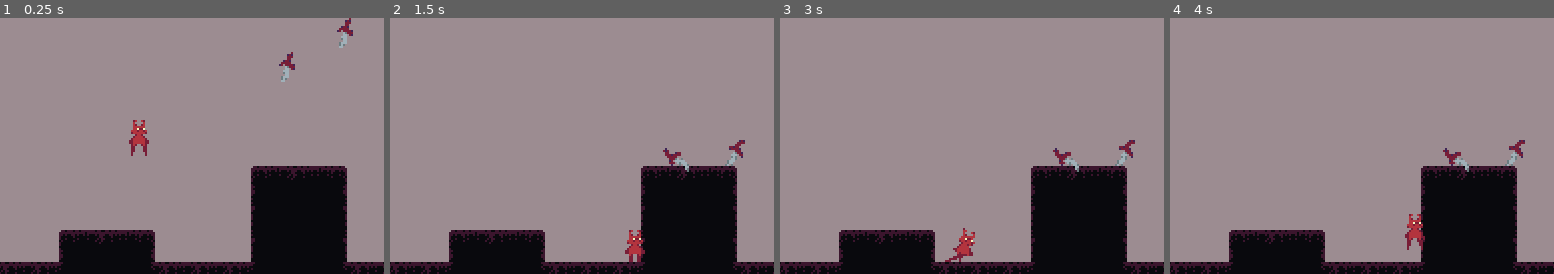
Above: before the commit, frames 1-4 (left to right).
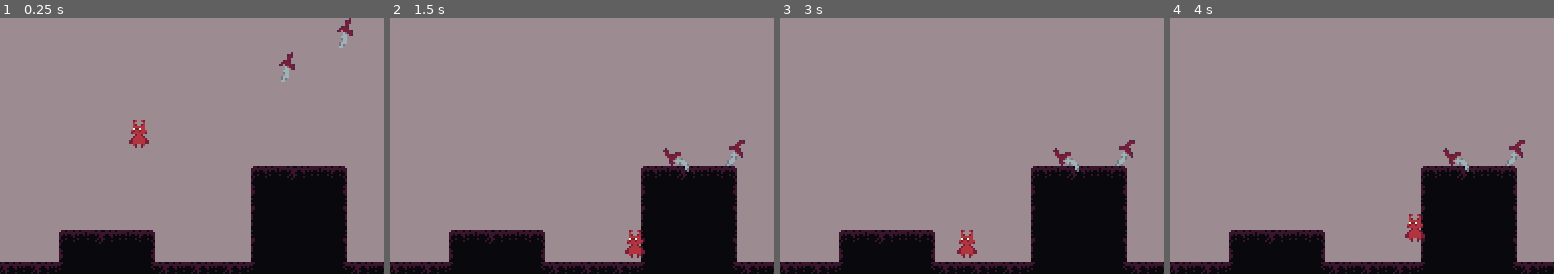
Above: after the commit, the same moments.

Repository: LordOfCheese1/project-hell
Game: Godot game, scene res://scenes/testing.tscn
Same seed, same stepped clock (60 frames per second), same inputs: the game is played once before the commit and once after it.
Inputs:
- Up to frame 1 (0.25 s): no input
- Up to frame 2 (1.5 s): hold E (grab) 0.53-1.28 s; hold D (right) from 0.53 s (still down); tap Space (jump) at 0.77 s; tap F (use_item) at 1.35 s
- Up to frame 3 (3 s): tap Space (jump) at 1.52 s; release D (right) at 2.03 s; hold A (left) 2.03-2.78 s; hold E (grab) 2.03-2.78 s; hold D (right) from 2.78 s (still down); tap F (use_item) at 2.85 s
- Up to frame 4 (4 s): keep holding D (right); tap Space (jump) at 3.02, 3.77 s; hold E (grab) from 3.53 s (still down)
The pictures show only the part of the screen within x 13-63%, y 40-90%; the shares and areas given below are measured in that part.

The runs differ from the first frame. In frame 1, 0.1% of the frame differs, in the area x 34-39%, y 42-54%; in frame 2, less than 0.1%; in frame 3, 0.3%, in the area x 42-52%, y 82-96%; in frame 4, 0.1%.
Error after the commit: Invalid assignment of property or key 'rotation_degrees' with value of type 'float' on a base object of type 'null instance'. (res://scripts/entities/player.gd…

Commit message:
got rid of proc anim because it was too janky

Diff:
--- a/prefabs/entities/player.tscn
+++ b/prefabs/entities/player.tscn
@@ -1,13 +1,8 @@
-[gd_scene load_steps=8 format=3 uid="uid://ctlm3q4kbx0rd"]
+[gd_scene load_steps=6 format=3 uid="uid://ckfedxh8ujfre"]
 
-[ext_resource type="Script" path="res://scripts/entities/player/player.gd" id="1_knm7x"]
-[ext_resource type="Script" path="res://scripts/entities/player/player_leg.gd" id="2_wmahh"]
+[ext_resource type="Script" path="res://scripts/entities/player.gd" id="1_xd2hm"]
 [ext_resource type="Texture2D" uid="uid://dg6722ulgtwbx" path="res://textures/entities/player/player.png" id="3_ur0jm"]
 [ext_resource type="PackedScene" uid="uid://mj1c3xxottsc" path="res://prefabs/components/item_grab_area.tscn" id="3_w1yh2"]
-
-[sub_resource type="Curve" id="Curve_no5d2"]
-_data = [Vector2(0, 0.269939), 0.0, 0.0, 0, 0, Vector2(1, 0.0981596), 0.0, 0.0, 0, 0]
-point_count = 2
 
 [sub_resource type="RectangleShape2D" id="RectangleShape2D_ere26"]
 size = Vector2(6, 14)
@@ -16,25 +11,9 @@
 radius = 24.0
 
 [node name="player" type="CharacterBody2D"]
-script = ExtResource("1_knm7x")
+script = ExtResource("1_xd2hm")
 
-[node name="body" type="Node2D" parent="."]
-
-[node name="leg_left" type="Line2D" parent="body"]
-position = Vector2(-2, 6)
-points = PackedVector2Array(0, -1, 0, 4)
-width_curve = SubResource("Curve_no5d2")
-default_color = Color(0.470588, 0.117647, 0.215686, 1)
-script = ExtResource("2_wmahh")
-
-[node name="leg_right" type="Line2D" parent="body"]
-position = Vector2(2, 6)
-points = PackedVector2Array(0, -1, 0, 4)
-width_curve = SubResource("Curve_no5d2")
-default_color = Color(0.470588, 0.117647, 0.215686, 1)
-script = ExtResource("2_wmahh")
-
-[node name="upper_body" type="Sprite2D" parent="body"]
+[node name="sprite" type="Sprite2D" parent="."]
 texture = ExtResource("3_ur0jm")
 
 [node name="CollisionShape2D" type="CollisionShape2D" parent="."]
--- a/scripts/entities/player/player_leg.gd
+++ /dev/null
@@ -1,27 +0,0 @@
-extends Line2D
-
-var is_hooked = false
-var hook_point = Vector2()
-var default_pos = Vector2()
-
-
-func _ready():
-	default_pos = Vector2(-position.x * 3, position.y + 6)
-	hook_point = get_parent().get_parent().global_position
-	hook_point.y = hook_point.y + 6
-
-
-func _physics_process(delta):
-	if !is_hooked or !get_parent().get_parent().is_on_floor():# && get_parent().get_parent().is_on_floor():
-		if get_parent().get_parent().is_on_floor():
-			hook_point = Vector2(get_parent().get_parent().position.x + position.x, get_parent().get_parent().position.y + 10)
-		else:
-			hook_point.x = get_parent().get_parent().position.x + position.x * 2
-			hook_point.y = get_parent().get_parent().position.y + position.y * 2
-		is_hooked = true
-
-	if is_hooked:# && get_parent().get_parent().is_on_floor():
-		if hook_point.distance_to(to_global(default_pos)) > 10:
-			is_hooked = false
-
-	points[1] = to_local(hook_point)#lerp(points[1], to_local(hook_point), 0.3)
Renamed: scripts/entities/player/player.gd -> scripts/entities/player.gd
Binary file changed: textures/entities/player/player.png
